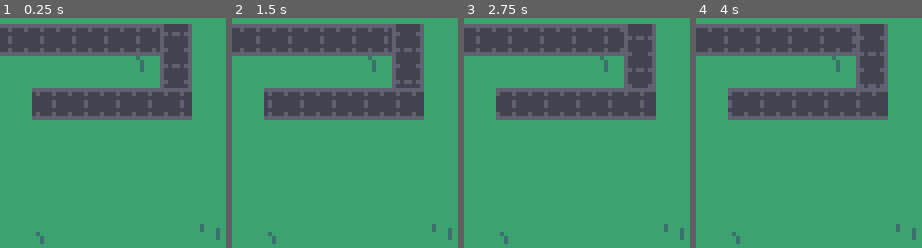
Above: before the commit, frames 1-4 (left to right).
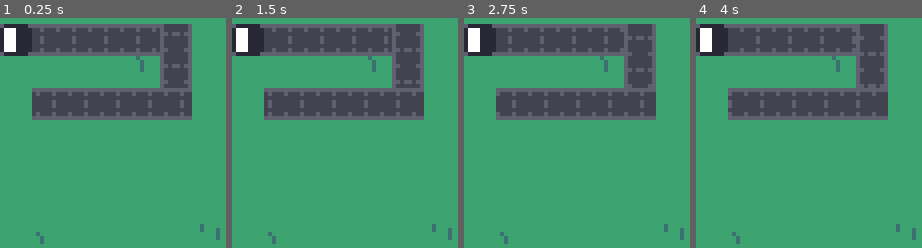
Above: after the commit, the same moments.

Repository: gheja/boxez
Game: Godot game, scene res://scenes/main_screen.tscn
The game is run twice, just before and just after one commit, with the same random seed, the same clock (stepped at 60 frames per second) and the same inputs.
Inputs:
- Up to frame 1 (0.25 s): no input
- Up to frame 2 (1.5 s): no input
- Up to frame 3 (2.75 s): no input
- Up to frame 4 (4 s): no input

The runs differ from the first frame. In frame 1, 1.8% of the frame differs, in the area x 0-15%, y 2-17%; in frame 2, 1.8%; in frame 3, 1.8%; in frame 4, 1.8%.

Commit message:
Added ObjObject

Diff:
--- a/src/scenes/level_1.tscn
+++ b/src/scenes/level_1.tscn
@@ -1,6 +1,7 @@
-[gd_scene load_steps=2 format=3 uid="uid://xocuphihsu7u"]
+[gd_scene load_steps=3 format=3 uid="uid://xocuphihsu7u"]
 
 [ext_resource type="TileSet" uid="uid://bh5gmp57hcuuq" path="res://tilesets/tileset_1.tres" id="1_qc85v"]
+[ext_resource type="PackedScene" uid="uid://d16lbv612q3hl" path="res://scenes/obj_object.tscn" id="2_llnqx"]
 
 [node name="Level1" type="Node2D"]
 
@@ -11,3 +12,8 @@
 layer_0/tile_data = PackedInt32Array(0, 1, 0, 1, 1, 0, 2, 1, 0, 3, 1, 0, 4, 1, 0, 5, 1, 0, 6, 1, 0, 7, 1, 0, 8, 1, 0, 9 …(9306 unchanged characters)…
 layer_1/name = "Belts"
 layer_1/tile_data = PackedInt32Array(65536, 1, 1, 65537, 1, 1, 65538, 1, 1, 65539, 1, 1, 65540, 1, 1, 65541, 1, 1342177281, 131077, 1, 1342177281, 196613, 1, 268435457, 196609, 1, 268435457, 196610, 1, 268435457, 196611, 1, 268435457, 196612, 1, 268435457)
+
+[node name="ObjectsContainer" type="Node2D" parent="."]
+
+[node name="ObjObject" parent="ObjectsContainer" instance=ExtResource("2_llnqx")]
+position = Vector2(4, 12)
--- /dev/null
+++ b/src/scenes/obj_object.tscn
@@ -0,0 +1,41 @@
+[gd_scene load_steps=2 format=3 uid="uid://d16lbv612q3hl"]
+
+[ext_resource type="Texture2D" uid="uid://dye4ubmolbe14" path="res://assets/tiles.png" id="1_5md4c"]
+
+[node name="ObjObject" type="Node2D"]
+
+[node name="Visuals" type="Node2D" parent="."]
+
+[node name="ShadowSprite" type="Sprite2D" parent="Visuals"]
+texture = ExtResource("1_5md4c")
+hframes = 45
+vframes = 20
+frame = 360
+
+[node name="Parts" type="Node2D" parent="Visuals"]
+
+[node name="TopLeftSprite" type="Sprite2D" parent="Visuals/Parts"]
+texture = ExtResource("1_5md4c")
+hframes = 45
+vframes = 20
+frame = 405
+
+[node name="BottomLeftSprite" type="Sprite2D" parent="Visuals/Parts"]
+texture = ExtResource("1_5md4c")
+hframes = 45
+vframes = 20
+frame = 406
+
+[node name="BottomRightSprite" type="Sprite2D" parent="Visuals/Parts"]
+visible = false
+texture = ExtResource("1_5md4c")
+hframes = 45
+vframes = 20
+frame = 407
+
+[node name="TopRightSprite" type="Sprite2D" parent="Visuals/Parts"]
+visible = false
+texture = ExtResource("1_5md4c")
+hframes = 45
+vframes = 20
+frame = 408
Binary file changed: src/assets/tiles.png
Not shown, changed: asset_sources/tiles.xcf
